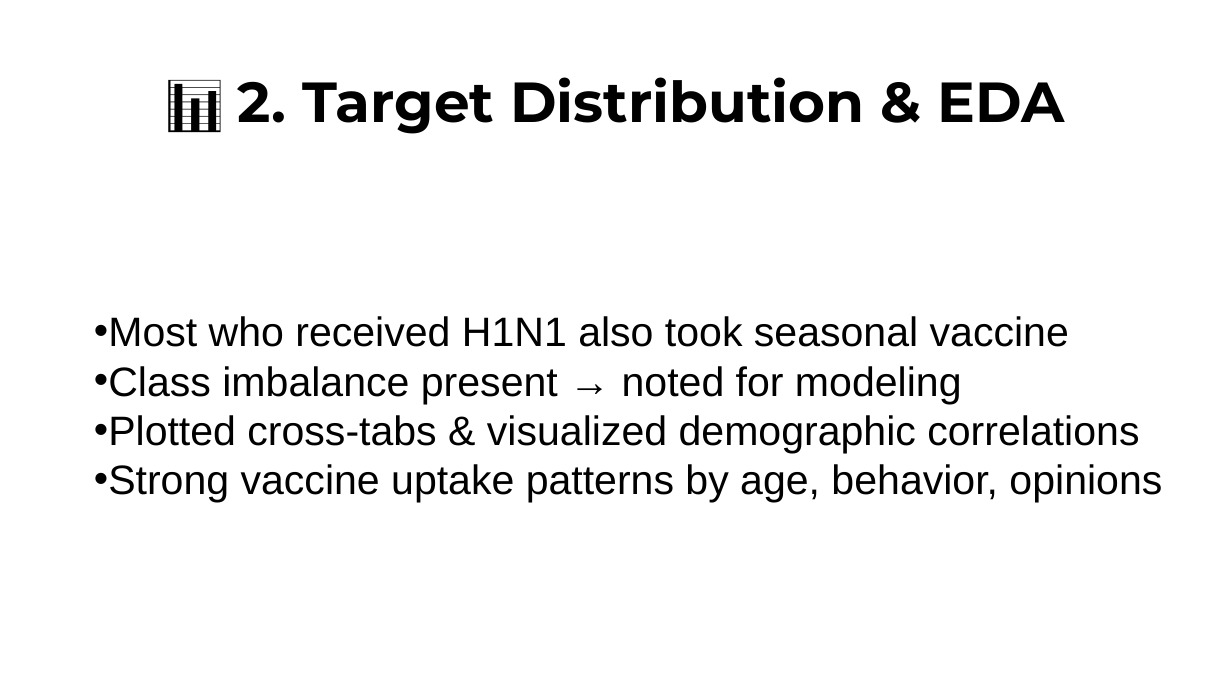
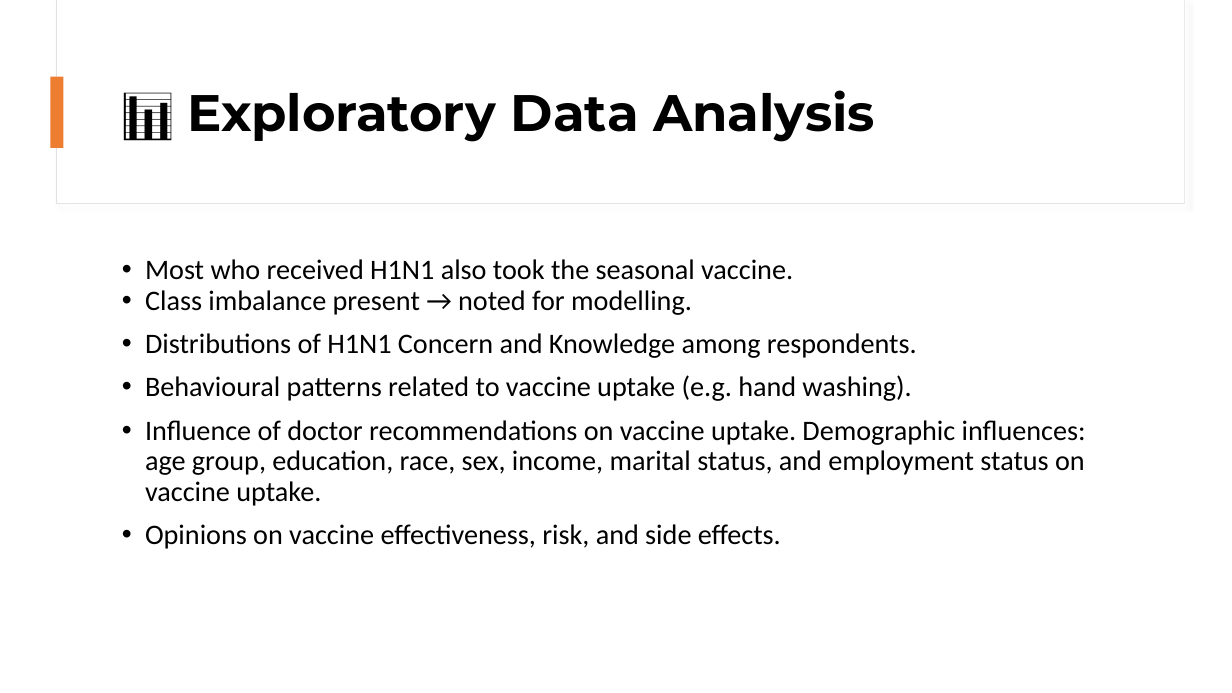
Before and after one commit to JemmyKuria/Vaccine_Project, a slide deck: slide 7 of PREDICTING VACCINE UPTAKE.pptx (slide 8 before the commit). Drawn at 1232x693 pixels with LibreOffice and Linux fonts; fonts in the diff are those of the drawing. Boxes give left, top, right and bottom in pixels: in the first picture for what was removed or moved away, otherwise in the second. Text is boxed around its words. In the diff, an @@ line names an element or a change of style, - is before the commit and + after.

```diff
--- a/PREDICTING VACCINE UPTAKE.pptx
+++ b/PREDICTING VACCINE UPTAKE.pptx
@@ rectangle added at (56, 0, 1185, 204), fill #FFFFFF, outline #E1E1E1 0.75 pt @@
@@ rectangle added at (57, 0, 1185, 203), fill #FFFFFF @@
@@ rectangle added at (51, 77, 64, 148), fill #ED7D31 @@
@@ title at (187, 90, 875, 142): text changed; size 44 to 40 pt @@
-📊 2. Target Distribution & EDA
+📊 Exploratory Data Analysis
@@ text "Most who received H1N1 also ..." at (145, 259, 1086, 549): vertical alignment middle to top @@
@@ text at (145, 259, 1086, 549): text changed; size 32 to 22 pt; font Arial to Calibri @@
-• Most who received H1N1 also took seasonal vaccine
-• Class imbalance present → noted for modeling
-• Plotted cross-tabs & visualized demographic correlations
-• Strong vaccine uptake patterns by age, behavior, opinions
+• Most who received H1N1 also took the seasonal vaccine.
+• Class imbalance present → noted for modelling.
+• Distributions of H1N1 Concern and Knowledge among respondents.
+• Behavioural patterns related to vaccine uptake (e.g. hand washing).
+• Influence of doctor recommendations on vaccine uptake. Demographic influences: age group, education, race, sex, income, marital status, and employment status on vaccine uptake.
+• Opinions on vaccine effectiveness, risk, and side effects.
```
Also in this commit, not shown: 5 other slides changed, 5 slides added, 7 slides removed, 1 other file.
